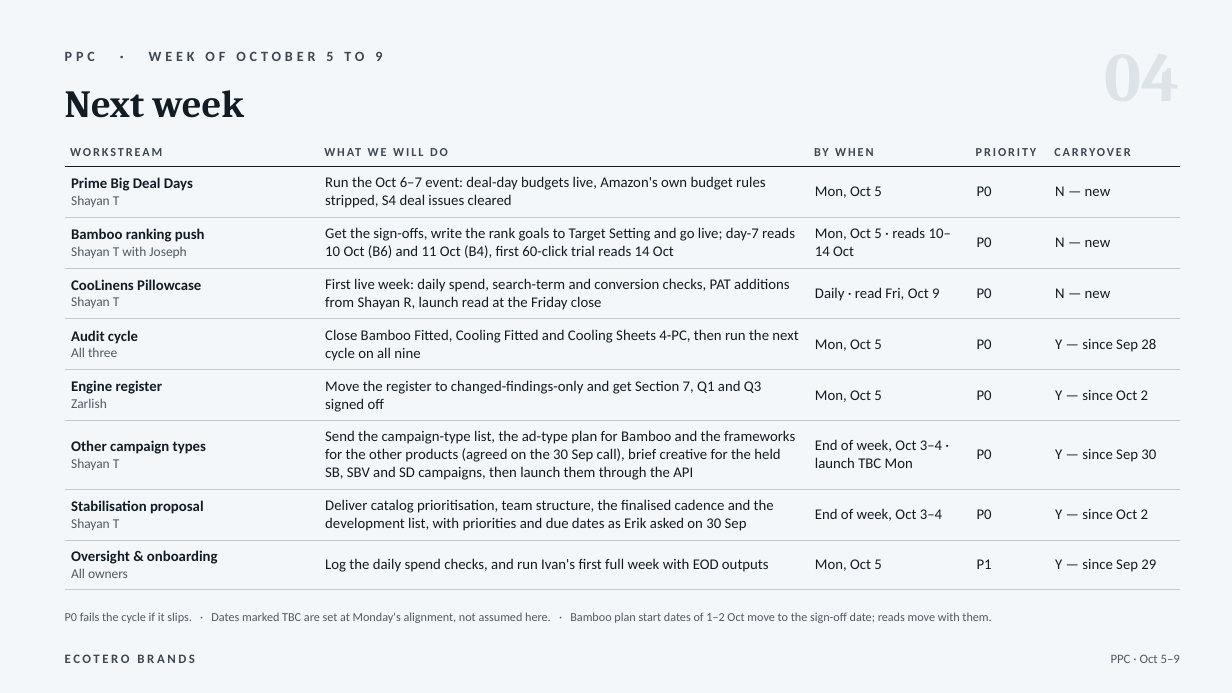
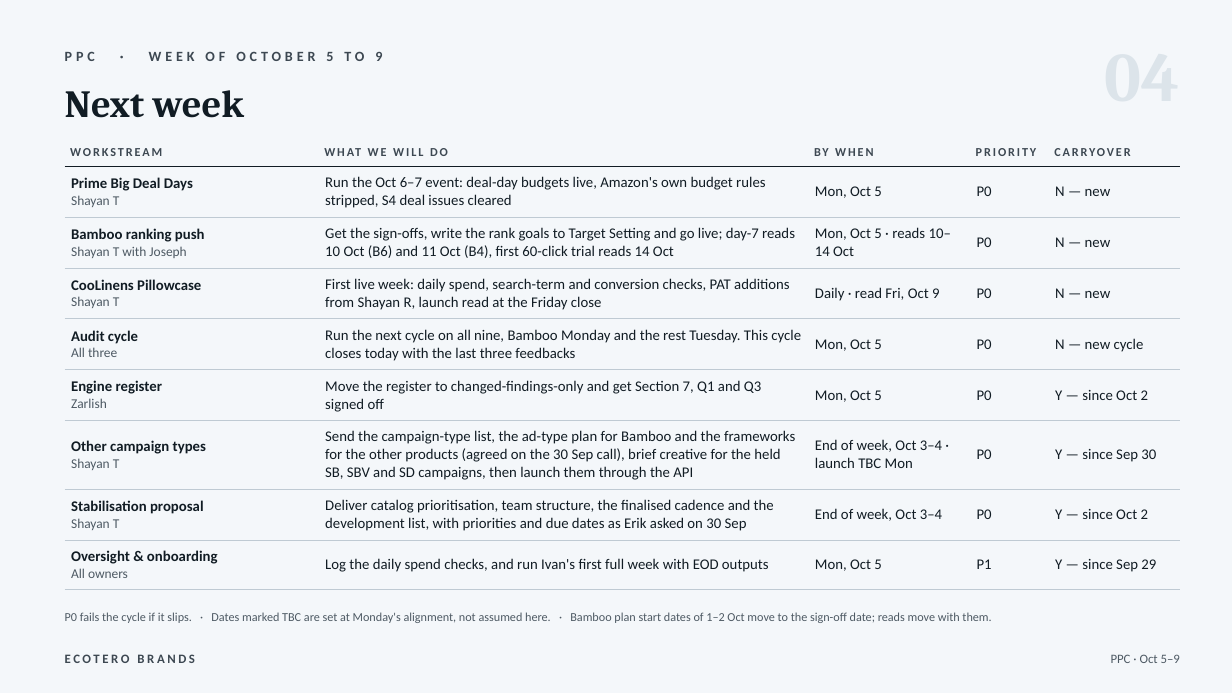
Before and after one commit to zarlish-web/PPC-Audit-, a slide deck: slide 5 of deliverables/PPC_Weekly_Review_Sep28-Oct2.pptx. Drawn at 1232x693 pixels with LibreOffice and Linux fonts; fonts in the diff are those of the drawing. Boxes give left, top, right and bottom in pixels: in the first picture for what was removed or moved away, otherwise in the second. Text is boxed around its words. In the diff, an @@ line names an element or a change of style, - is before the commit and + after.

```diff
--- a/deliverables/PPC_Weekly_Review_Sep28-Oct2.pptx
+++ b/deliverables/PPC_Weekly_Review_Sep28-Oct2.pptx
@@ table at <box>65,143,1180,582</box> @@
-row 5, column 2: Close Bamboo Fitted, Cooling Fitted and Cooling Sheets 4-PC, then run the next cycle on all nine
+row 5, column 2: Run the next cycle on all nine, Bamboo Monday and the rest Tuesday. This cycle closes today with the last three feedbacks
-row 5, column 5: Y — since Sep 28
+row 5, column 5: N — new cycle
```
Also in this commit, not shown: 2 other slides changed.
